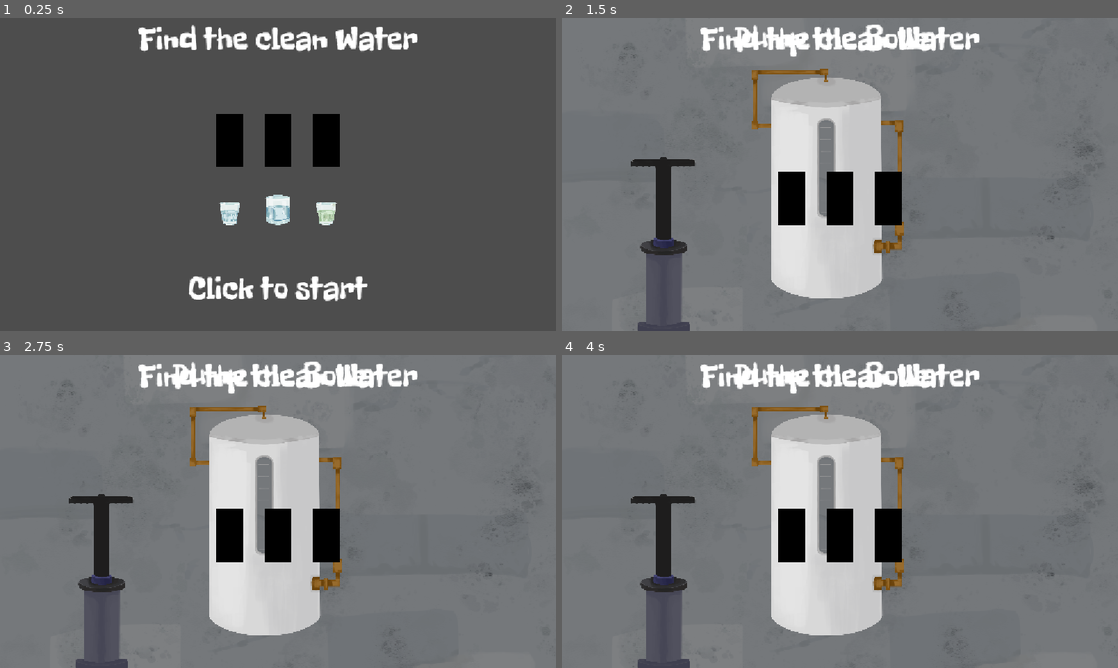
Above: before the commit, frames 1-4 (two rows, left to right).
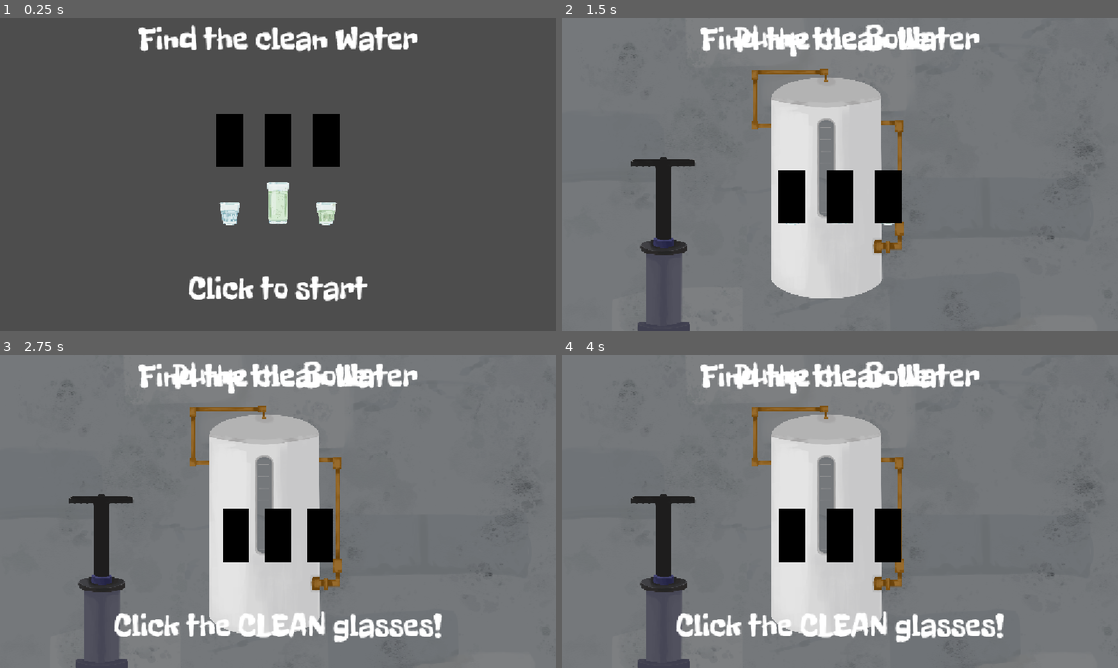
Above: after the commit, the same moments.

Repository: bldng1337/splash
Game: Godot game, scene res://content/W1/L2/main.tscn
Two runs of this game, one before a commit and one after it. Both use one fixed random seed, a clock stepped at 60 frames per second and the inputs below. This scene is started directly instead of the project's main scene. Video files are missing from this copy of the repository; at most half a second of black plays in their place.
Inputs (mouse positions are in pixels of both pictures, inside the frame that each line leads up to):
- Up to frame 1 (0.25 s): no input
- Up to frame 2 (1.5 s): tap Enter at 0.5 s; move the mouse to (962, 158) at 0.52 s; click (962, 158) at 0.67 s; move the mouse to (728, 190) at 1.27 s; click (728, 190) at 1.42 s
- Up to frame 3 (2.75 s): move the mouse to (333, 442) at 2.02 s; click (333, 442) at 2.17 s
- Up to frame 4 (4 s): move the mouse to (812, 574) at 2.77 s; click (812, 574) at 2.92 s; tap Space at 3.5 s; move the mouse to (1006, 558) at 3.52 s; click (1006, 558) at 3.67 s

The runs differ from the first frame. In frame 1, 0.4% of the frame differs, in the area x 47-53%, y 52-67%; in frame 2, 0.2%; in frame 3, 3.1%, in the area x 20-80%, y 49-92%; in frame 4, 2.4%.

Commit message:
Make easier

Diff:
--- a/content/W1/L2/game.gd
+++ b/content/W1/L2/game.gd
@@ -31,7 +31,7 @@
 	func init():
 		node = Sprite2D.new()
 		node.scale = Vector2(0.1, 0.1)
-		is_clean = randi() % 2 == 0
+		is_clean = false#randi() % 2 == 0
 		if is_clean:
 			node.texture = clean_textures[randi() % clean_textures.size()]
 		else:
@@ -51,8 +51,8 @@
 		hidden = false
 
 	func update(delta:float) -> void:
-		hider.position.y = lerp(hider.position.y, float(0 if hidden else -glass_height), delta*5+5*manager.get_difficulty())
-		node.position = lerp(node.position, want_pos, delta*2.5+manager.get_difficulty())
+		hider.position.y = lerp(hider.position.y, float(0 if hidden else -glass_height), delta*4)
+		node.position = lerp(node.position, want_pos, delta*2.5)
 
 var start=false
 var is_ready=false
@@ -104,7 +104,7 @@
 
 func swap():
 	var duration=manager.get_game_duration()
-	var swap_time=duration*0.65
+	var swap_time=min(duration*0.65,3)
 	var swaps=int(manager.get_difficulty()*2+1)
 	var interval=swap_time/(swaps+1)
 	for glass in glasses:
--- a/content/W2/L2/scripts/drop.gd
+++ b/content/W2/L2/scripts/drop.gd
@@ -7,7 +7,7 @@
 var speed: float = 250
 
 func _ready() -> void:
-	is_shit=randi()%2==0
+	# is_shit=randi()%2==0
 	if is_shit:
 		sprite.texture = load("res://assets/W2L2/kaka%d.png" % (1+randi() % 3))
 	else:
--- a/content/W2/river/picker.gd
+++ b/content/W2/river/picker.gd
@@ -18,7 +18,7 @@
 	if event is InputEventMouseButton:
 		if event.is_pressed() and _picked_up==null:
 			for c in collection.get_children():
-				if c.global_position.distance_to(event.global_position)<50:
+				if c.global_position.distance_to(event.global_position)<130:
 					pickup(c)
 					break
 		else:
@@ -56,7 +56,7 @@
 func is_hovered(node: Node2D) -> bool:
 	if not node:
 		return false
-	return node.global_position.distance_to(trash.global_position)<130
+	return node.global_position.distance_to(trash.global_position)<200
 
 func pickup(node: Node2D) -> void:
 	node.picked_up=true
--- a/general/GameManager.gd
+++ b/general/GameManager.gd
@@ -21,7 +21,7 @@
 var lives: int = 3
 var num_games=0
 
-var base_time: float = 30.0
+var base_time: float = 15.0
 var game_start_time: float = 0.0
 
 var running=true
@@ -42,7 +42,7 @@
 
 func get_game_duration() -> float:
 	var diff=get_difficulty()
-	return base_time*(1-diff*0.6)
+	return base_time*(1-diff*0.6)+2
 
 func get_remaining_time() -> float:
 	var total_time=get_game_duration()
@@ -73,7 +73,7 @@
 
 func next_game() -> void:
 	game_start_time=Time.get_ticks_msec()/1000.0
-	await get_tree().create_timer(1).timeout
+	await get_tree().create_timer(0.5).timeout
 	score+=1
 	if lives <= 0:
 		var game_over = game_over_screen.instantiate()
